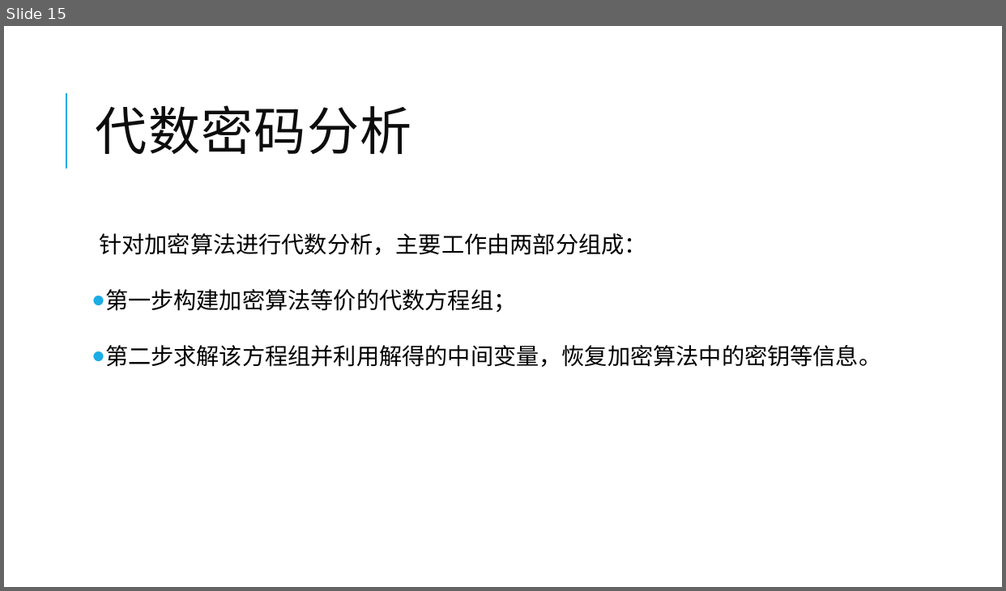
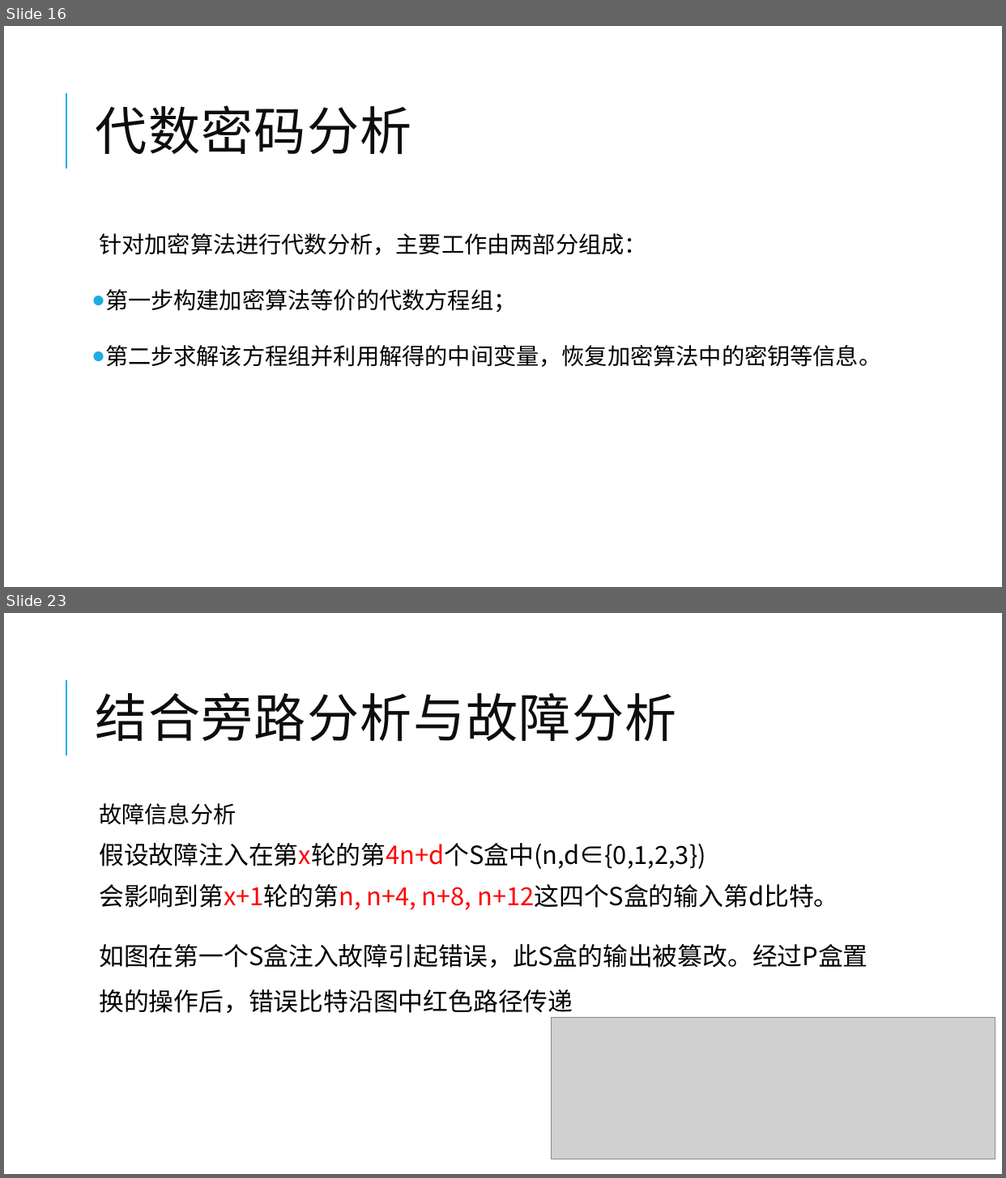
Before and after one commit to yberlin/hello-world, a slide deck: 数电/代数解析器与其密码学领域的应用.pptx. Shown one above the other, each under a label of ours: slide 15 before the commit, slides 16 and 23 after it; the slides between them are not shown. The pictures are 1006x591 and 1006x1178 pixels, drawn with LibreOffice and Linux fonts; fonts in the diff are those of the drawing; grey boxes stand for pictures. Boxes give left, top, right and bottom in pixels: in the first picture for what was removed or moved away, otherwise in the second. Text is boxed around its words. In the diff, an @@ line names an element or a change of style, - is before the commit and + after.

```diff
--- a/数电/代数解析器与其密码学领域的应用.pptx
+++ b/数电/代数解析器与其密码学领域的应用.pptx
@@ slide 23 added at bbox=[4, 613, 1002, 1174], background #FFFFFF; not listed: 1 template element that a slide beside it also shows @@
@@ title added at bbox=[96, 692, 677, 741], 50 pt, text #0D0D0D @@
+结合旁路分析与故障分析
@@ text added at bbox=[99, 803, 867, 1018], 24 pt, text #000000 @@
+  故障信息分析
+  假设故障注入在第x轮的第4n+d个S盒中(n,d∈{0,1,2,3})
+  会影响到第x+1轮的第n, n+4, n+8, n+12这四个S盒的输入第d比特。
+  如图在第一个S盒注入故障引起错误，此S盒的输出被篡改。经过P盒置换的操作后，错误比特沿图中红色路径传递
@@ picture added at bbox=[552, 1017, 995, 1160] @@
@@ what was slide 15 is now slide 16 @@
```
Also in this commit, not shown: 7 slides changed, 13 other slides added, 1 slide removed.
